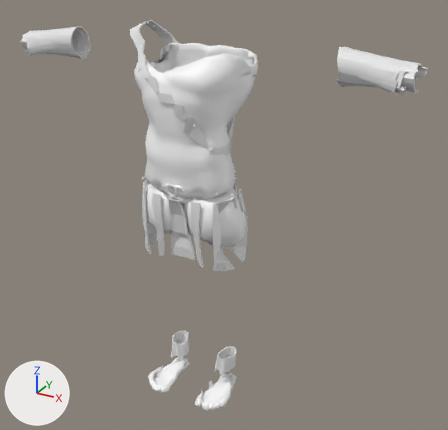
The glTF model src/assets/source/parts/level1.glb: old version first, new version second.
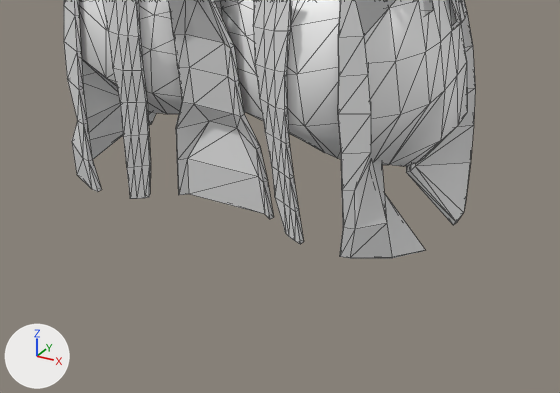
Each version appears first whole from a 50 mm camera at (1.215, -1.929, 1.819) aimed at (0.102, 0.095, 0.807), and next in a close-up on the part from 28% to 60% of the width and 48% to 71% of the height. Arrows for +X, +Y and +Z are at lower left; the lights stay in place. The older version's two pictures come first. The close-ups show mesh edges as thin lines. Vertices at exactly the same position are counted once.

In view in the first close-up: 'kilt_2', 'kilt_3', 'kilt_4', 'kilt_5', 'kilt_6', 'kilt_7', 'skirt' and 1 more.
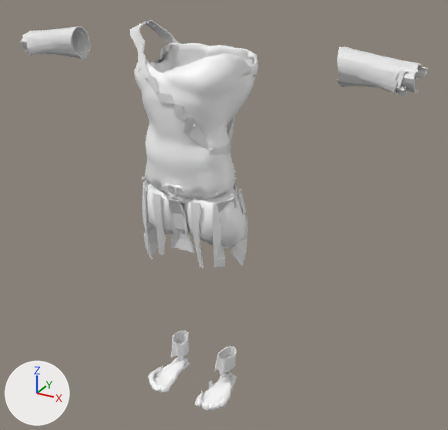
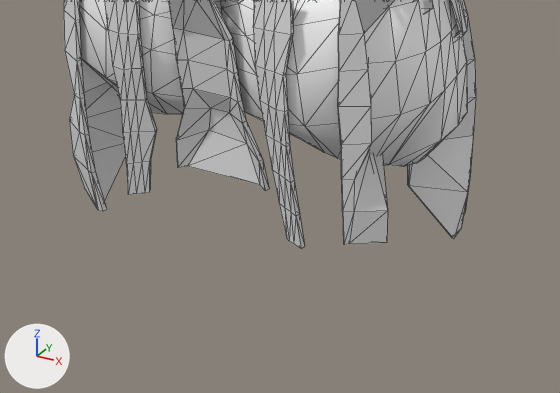
The change, as JSON lines over the scene's bpy script:
```json
{"block": "me_kilt_2", "where": "# used by ob_kilt_2; location = (0.0, 0.0, 0.0)"}
{"op": "remove", "block": "me_kilt_2", "code": "me_kilt_2.from_pydata(...)  # 64 vertices, 124 faces; spans x 0.156..0.214, y 0.045..0.125, z 0.639..0.938"}
{"op": "add", "block": "me_kilt_2", "code": "me_kilt_2.from_pydata(...)  # 64 vertices, 124 faces; spans x 0.156..0.215, y 0.043..0.124, z 0.622..0.938"}
{"block": "me_kilt_2", "change": "me_kilt_2 part 1: 56 of 64 vertices moved; they spanned x 0.156..0.214, y 0.045..0.125, z 0.639..0.901 and now span x 0.156..0.215, y 0.043..0.124, z 0.622..0.899; mean shift (0.002, 0.0, -0.011); largest move (0.16, 0.058, 0.69) -> (0.214, 0.072, 0.667)"}
{"block": "me_kilt_3", "where": "# used by ob_kilt_3; location = (0.0, 0.0, 0.0)"}
{"op": "remove", "block": "me_kilt_3", "code": "me_kilt_3.from_pydata(...)  # 64 vertices, 124 faces; spans x 0.145..0.21, y -0.09..0.007, z 0.635..0.94"}
{"op": "add", "block": "me_kilt_3", "code": "me_kilt_3.from_pydata(...)  # 64 vertices, 124 faces; spans x 0.145..0.209, y -0.09..0.007, z 0.66..0.94"}
{"block": "me_kilt_3", "change": "me_kilt_3 part 2: 56 of 64 vertices moved; they spanned x 0.145..0.21, y -0.09..0.005, z 0.635..0.898 and now span x 0.145..0.209, y -0.09..0.005, z 0.66..0.901; mean shift (-0.002, 0.0, 0.011); largest move (0.205, -0.012, 0.635) -> (0.15, -0.005, 0.667)"}
{"block": "me_kilt_5", "where": "# used by ob_kilt_5; location = (0.0, 0.0, 0.0)"}
{"op": "remove", "block": "me_kilt_5", "code": "me_kilt_5.from_pydata(...)  # 64 vertices, 124 faces; spans x -0.058..0.058, y -0.12..-0.05, z 0.656..0.93"}
{"op": "add", "block": "me_kilt_5", "code": "me_kilt_5.from_pydata(...)  # 64 vertices, 124 faces; spans x -0.055..0.055, y -0.12..-0.048, z 0.69..0.93"}
{"block": "me_kilt_5", "change": "me_kilt_5 part 3: 52 of 64 vertices moved; they spanned x -0.058..0.058, y -0.107..-0.05, z 0.656..0.908 and now span x -0.055..0.055, y -0.109..-0.048, z 0.69..0.909; mean shift (0.0, -0.002, 0.019); largest move (-0.044, -0.055, 0.702) -> (-0.021, -0.048, 0.738)"}
{"block": "me_kilt_7", "where": "# used by ob_kilt_7; location = (0.0, 0.0, 0.0)"}
{"op": "remove", "block": "me_kilt_7", "code": "me_kilt_7.from_pydata(...)  # 64 vertices, 124 faces; spans x -0.21..-0.145, y -0.09..0.007, z 0.635..0.94"}
{"op": "add", "block": "me_kilt_7", "code": "me_kilt_7.from_pydata(...)  # 64 vertices, 124 faces; spans x -0.21..-0.143, y -0.09..0.007, z 0.616..0.94"}
{"block": "me_kilt_7", "change": "me_kilt_7 part 4: 56 of 64 vertices moved; they spanned x -0.21..-0.145, y -0.09..0.005, z 0.635..0.898 and now span x -0.21..-0.143, y -0.09..0.005, z 0.616..0.895; mean shift (0.001, -0.002, -0.011); largest move (-0.15, -0.016, 0.729) -> (-0.189, -0.063, 0.714)"}
```

Boxes [x1, y1, x2, y2] around the edits, measured in the close-ups (560 x 393 px):
```json
{"object": "kilt_5", "change": "reshaped", "before": [168, 0, 274, 219], "after": [168, 0, 269, 190]}
{"object": "kilt_3", "change": "reshaped", "before": [338, 0, 434, 258], "after": [338, 0, 433, 245]}
{"object": "kilt_7", "change": "reshaped", "before": [64, 0, 123, 192], "after": [64, 0, 125, 211]}
{"object": "kilt_2", "change": "reshaped", "before": [406, 0, 475, 225], "after": [407, 0, 476, 239]}
```
